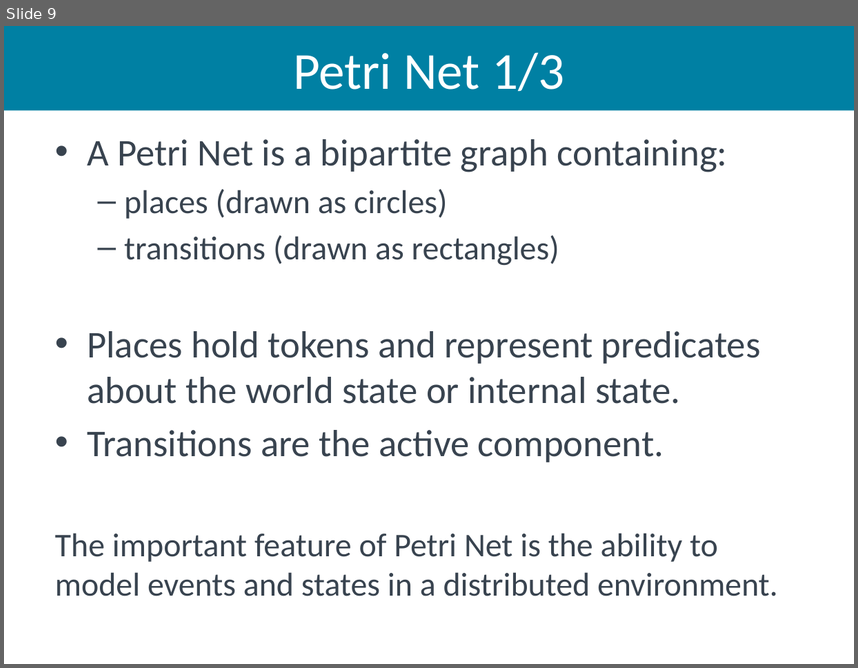
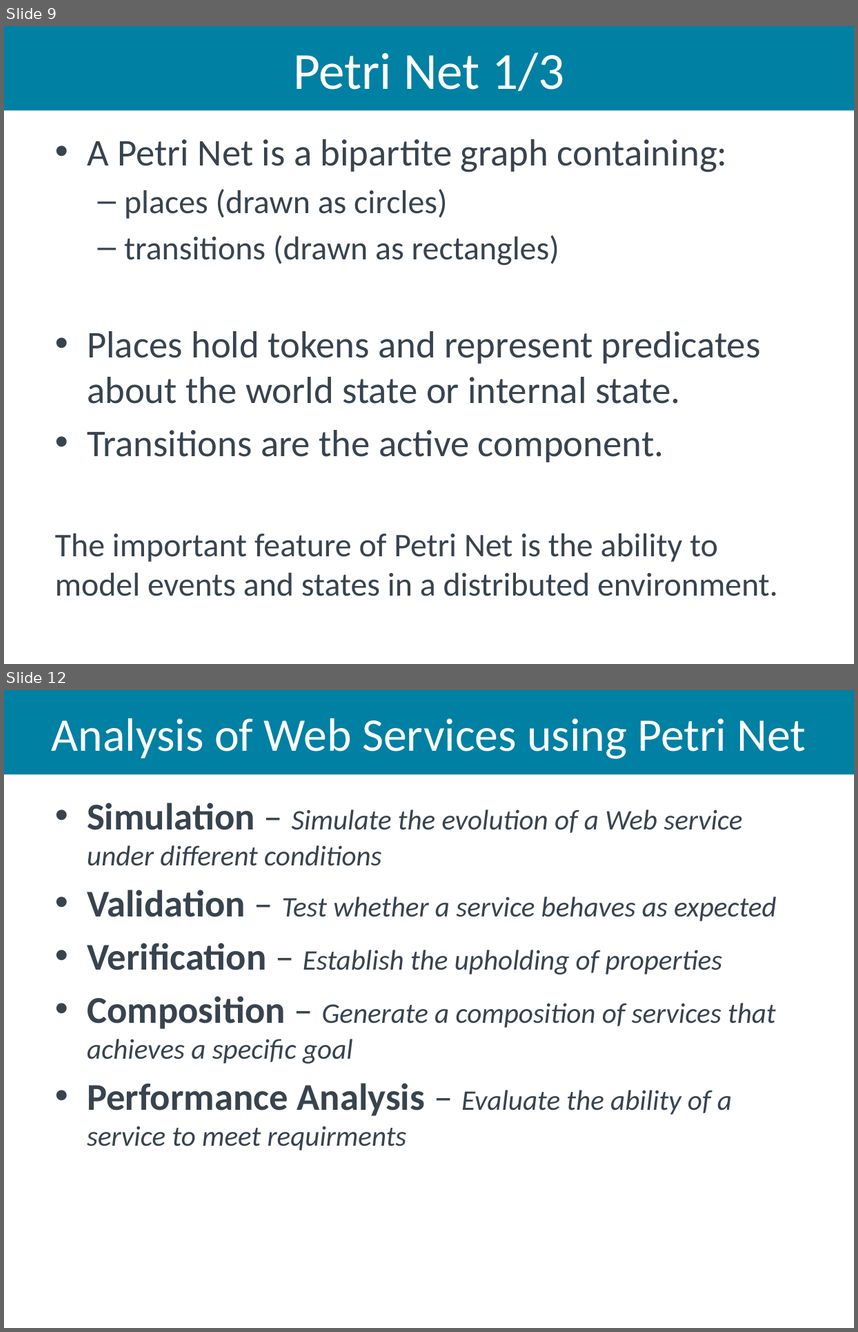
Before and after one commit to aiked/cs565, a slide deck: presentation/michath_slides.pptx. Shown one above the other, each under a label of ours: slide 9 before the commit, slides 9 and 12 after it; the slides between them are not shown. The pictures are 858x668 and 858x1332 pixels, drawn with LibreOffice and Linux fonts; fonts in the diff are those of the drawing. Boxes give left, top, right and bottom in pixels: in the first picture for what was removed or moved away, otherwise in the second. Text is boxed around its words. In the diff, an @@ line names an element or a change of style, - is before the commit and + after.

```diff
--- a/presentation/michath_slides.pptx
+++ b/presentation/michath_slides.pptx
@@ slide 12 added at (4, 690, 854, 1328), background #FFFFFF @@
@@ title added at (4, 690, 854, 774), fill #0080A3, 39.6 pt, text #FFFFFF @@
+Analysis of Web Services using Petri Net
@@ text added at (87, 802, 776, 1150), 24 pt, text #38434F, italic @@
+• Simulation – Simulate the evolution of a Web service under different conditions
+• Validation – Test whether a service behaves as expected
+• Verification – Establish the upholding of properties
+• Composition – Generate a composition of services that achieves a specific goal
+• Performance Analysis – Evaluate the ability of a service to meet requirments
```
Also in this commit, not shown: 1 slide changed, 4 other slides added, 10 other files.
